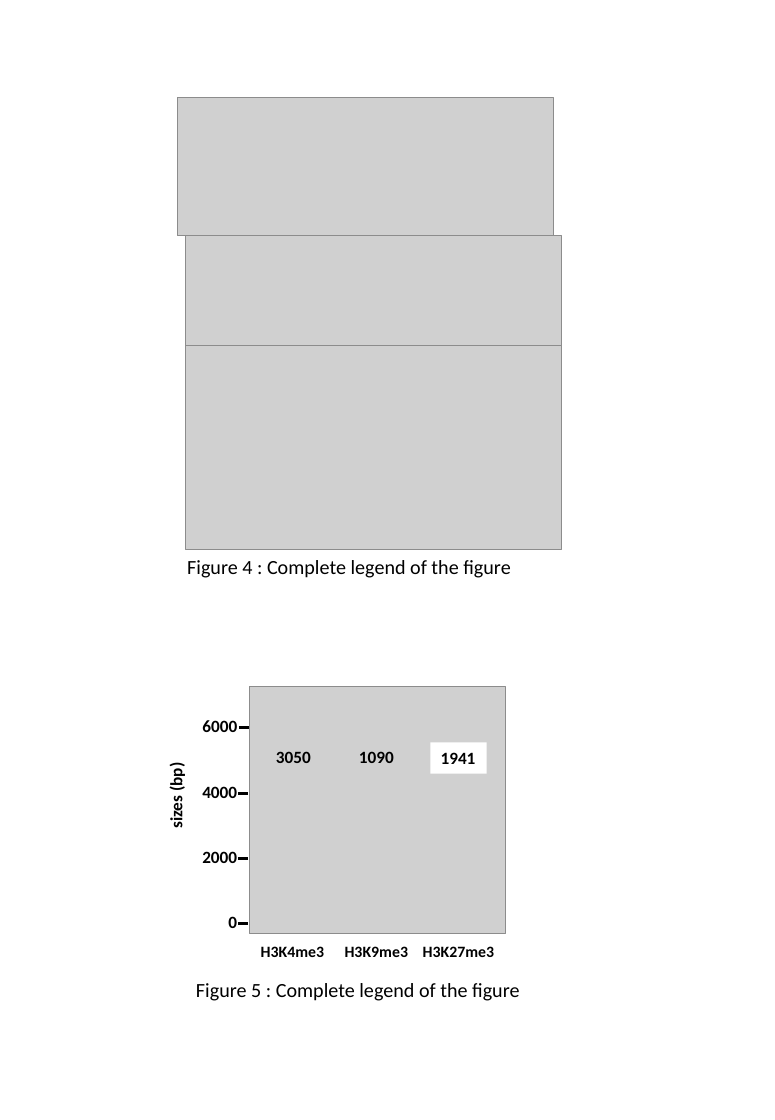
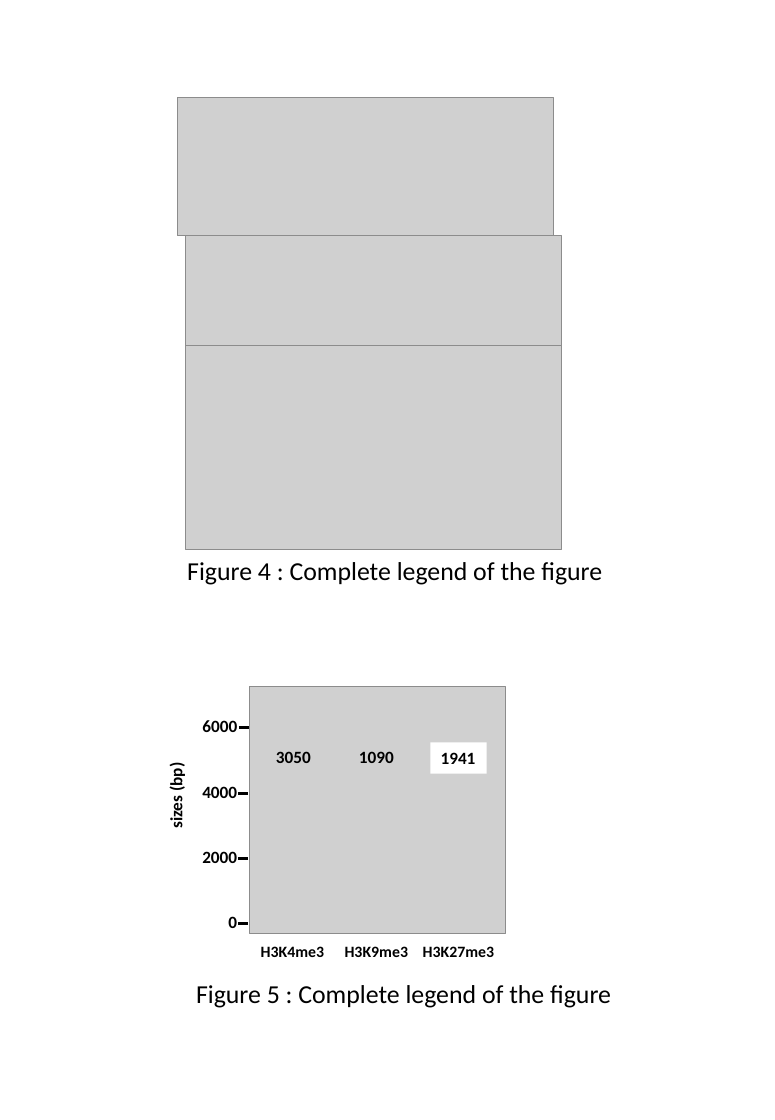
Before and after one commit to PierreGrognet/ChIPseq_Workshop, a slide deck: slide 6 of Pictures/Report2_ChIPseq_analysis_report_model.pptx. Drawn at 775x1120 pixels with LibreOffice and Linux fonts; fonts in the diff are those of the drawing; grey boxes stand for pictures. Boxes give left, top, right and bottom in pixels: in the first picture for what was removed or moved away, otherwise in the second. Text is boxed around its words. In the diff, an @@ line names an element or a change of style, - is before the commit and + after.

```diff
--- a/Pictures/Report2_ChIPseq_analysis_report_model.pptx
+++ b/Pictures/Report2_ChIPseq_analysis_report_model.pptx
@@ text "Figure 4 : Complete legend ..." at (x1=187, y1=562, x2=602, y2=585): size 14 to 18 pt @@
@@ text "Figure 5 : Complete legend ..." at (x1=196, y1=985, x2=611, y2=1008): size 14 to 18 pt @@
```
Also in this commit, not shown: 4 other slides changed, 1 slide added, 1 slide removed, 26 other files.
